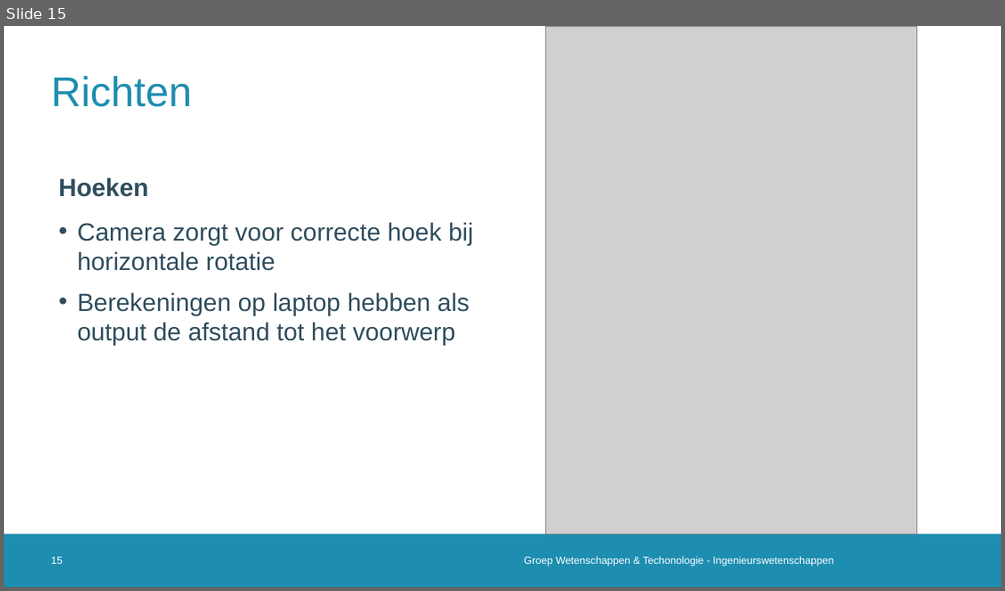
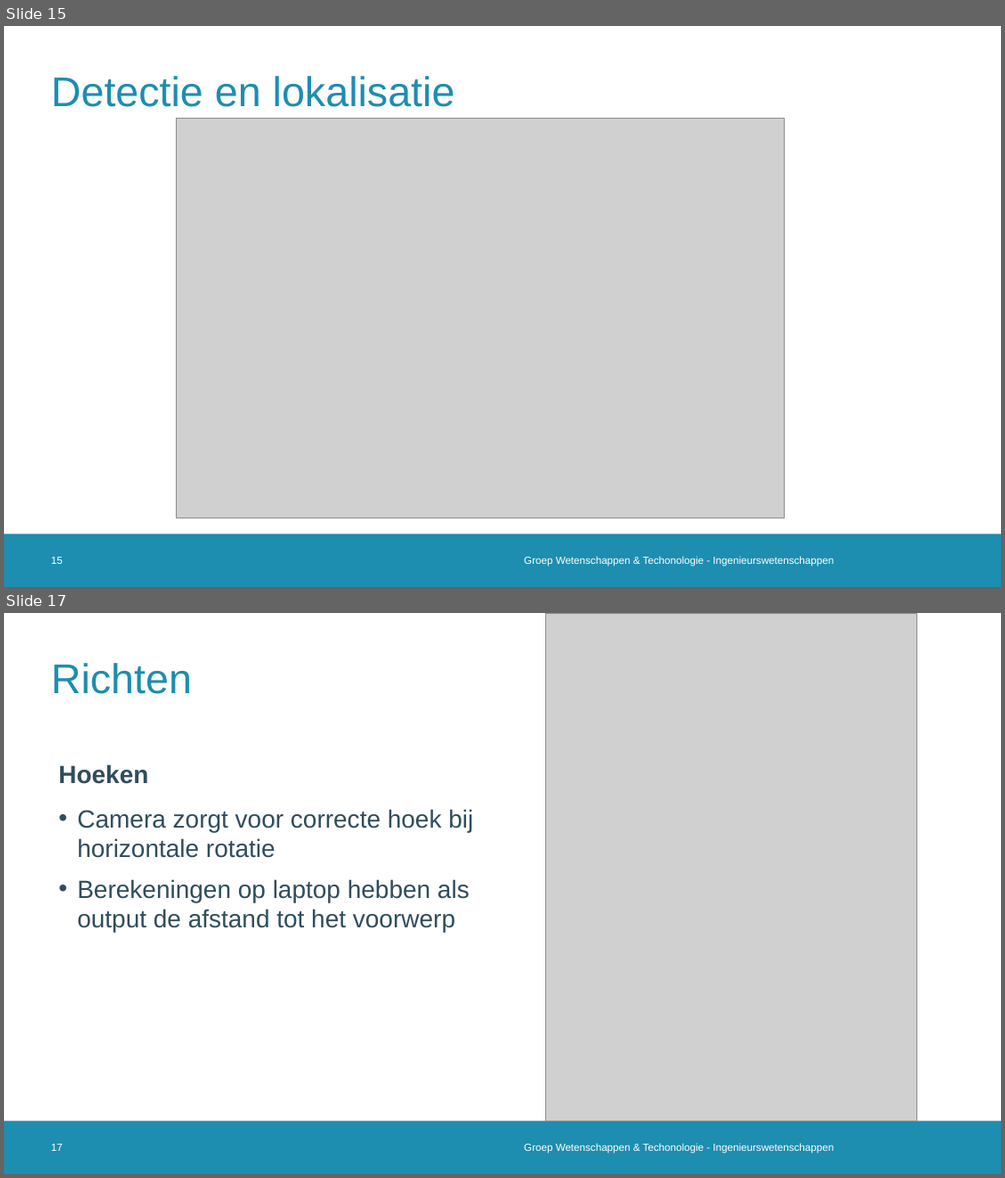
Before and after one commit to 2023-2022-KULAK-IW/2022_2023_Probleemoplossen_en_Ontwerpen_2, a slide deck: LATEX + ppt/Tussentijdse Presentatie .pptx. Shown one above the other, each under a label of ours: slide 15 before the commit, slides 15 and 17 after it; the slides between them are not shown. The pictures are 1005x591 and 1005x1178 pixels, drawn with LibreOffice and Linux fonts; fonts in the diff are those of the drawing; grey boxes stand for pictures; background and template pictures are left out. Boxes give left, top, right and bottom in pixels: in the first picture for what was removed or moved away, otherwise in the second. Text is boxed around its words. In the diff, an @@ line names an element or a change of style, - is before the commit and + after.

```diff
--- a/LATEX + ppt/Tussentijdse Presentatie .pptx
+++ b/LATEX + ppt/Tussentijdse Presentatie .pptx
@@ slide 15 added at <box>4,26,1001,587</box>, background #FFFFFF; not listed: 1 template element that a slide beside it also shows @@
@@ title added at <box>51,76,455,107</box>, 40 pt, text #1D8DB0 @@
+Detectie en lokalisatie
@@ picture added at <box>177,119,785,517</box> @@
@@ page number added at <box>51,556,63,564</box>, 10 pt, text #FFFFFF @@
+15
@@ text added at <box>524,556,833,566</box>, 10 pt, text #FFFFFF @@
+Groep Wetenschappen & Techonologie - Ingenieurswetenschappen
@@ what was slide 15 is now slide 17 @@
@@ page number at <box>51,1143,63,1151</box>: text changed @@
-15
+17
```
Also in this commit, not shown: 18 slides changed, 1 other slide added, 1 other file.
